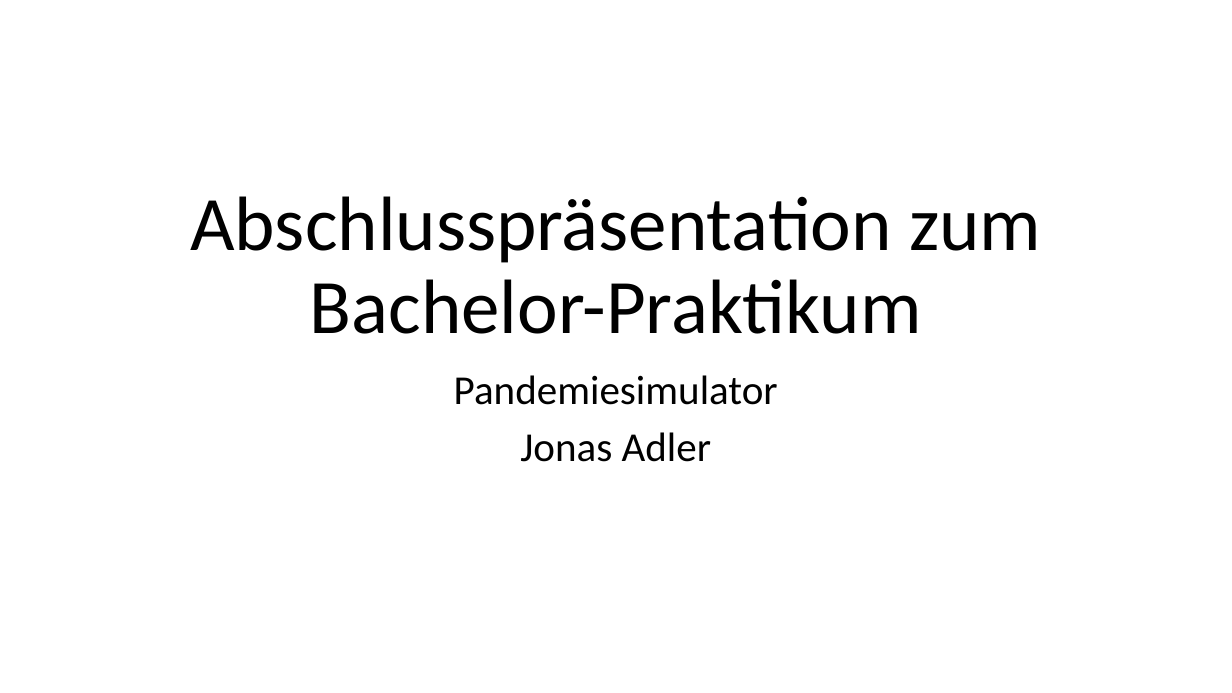
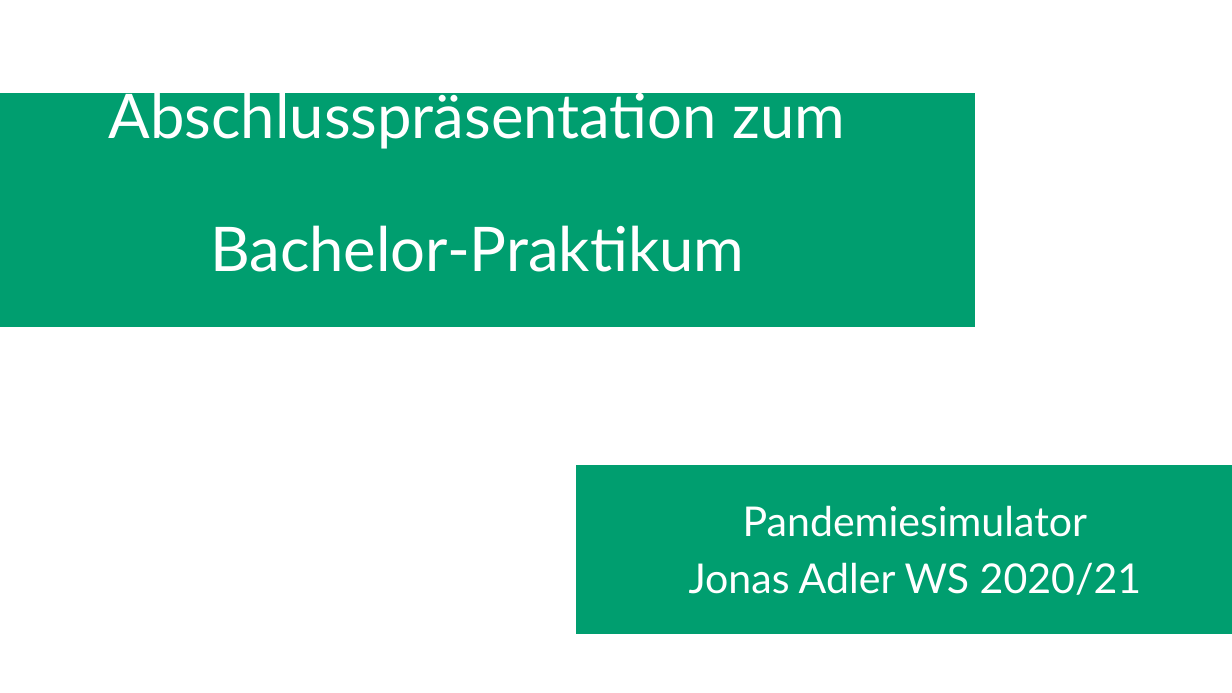
Before and after one commit to JonasAdler/pandemic_simulator, a slide deck: slide 1 of Abschlusspräsentation zum Bachelor-Praktikum.pptx. Drawn at 1232x693 pixels with LibreOffice and Linux fonts; fonts in the diff are those of the drawing. Boxes give left, top, right and bottom in pixels: in the first picture for what was removed or moved away, otherwise in the second. Text is boxed around its words. In the diff, an @@ line names an element or a change of style, - is before the commit and + after.

```diff
--- a/Abschlusspräsentation zum Bachelor-Praktikum.pptx
+++ b/Abschlusspräsentation zum Bachelor-Praktikum.pptx
@@ title "Abschlusspräsentation zum Bachelor-Praktikum": place and size @@
-title "Abschlusspräsentation zum Bachelor-Praktikum" at [190, 196, 1041, 334]
+title "Abschlusspräsentation zum Bachelor-Praktikum" at [109, 85, 846, 272]
@@ title "Abschlusspräsentation zum Bachelor-Praktikum" at [109, 85, 846, 272]: size 60 to 48 pt, font Calibri to Lato, text colour #000000 to #FFFFFF @@
@@ rectangle added at [0, 93, 974, 326], fill #009E6F, outline #009E6F 1 pt @@
@@ rectangle added at [577, 466, 1232, 633], fill #009E6F, outline #009E6F 1 pt @@
@@ subtitle "Pandemiesimulator": place and size @@
-subtitle "Pandemiesimulator" at [454, 375, 778, 462]
+subtitle "Pandemiesimulator" at [689, 505, 1141, 595]
@@ subtitle at [743, 505, 1087, 537]: font Calibri to Lato, text colour #000000 to #FFFFFF in "Pandemiesimulator" @@
@@ subtitle at [689, 562, 1141, 595]: text changed; font Calibri to Lato; text colour #000000 to #FFFFFF @@
-Jonas Adler
+Jonas Adler WS 2020/21
```
Also in this commit, not shown: 8 other slides changed, 1 slide added, 1 slide removed.
